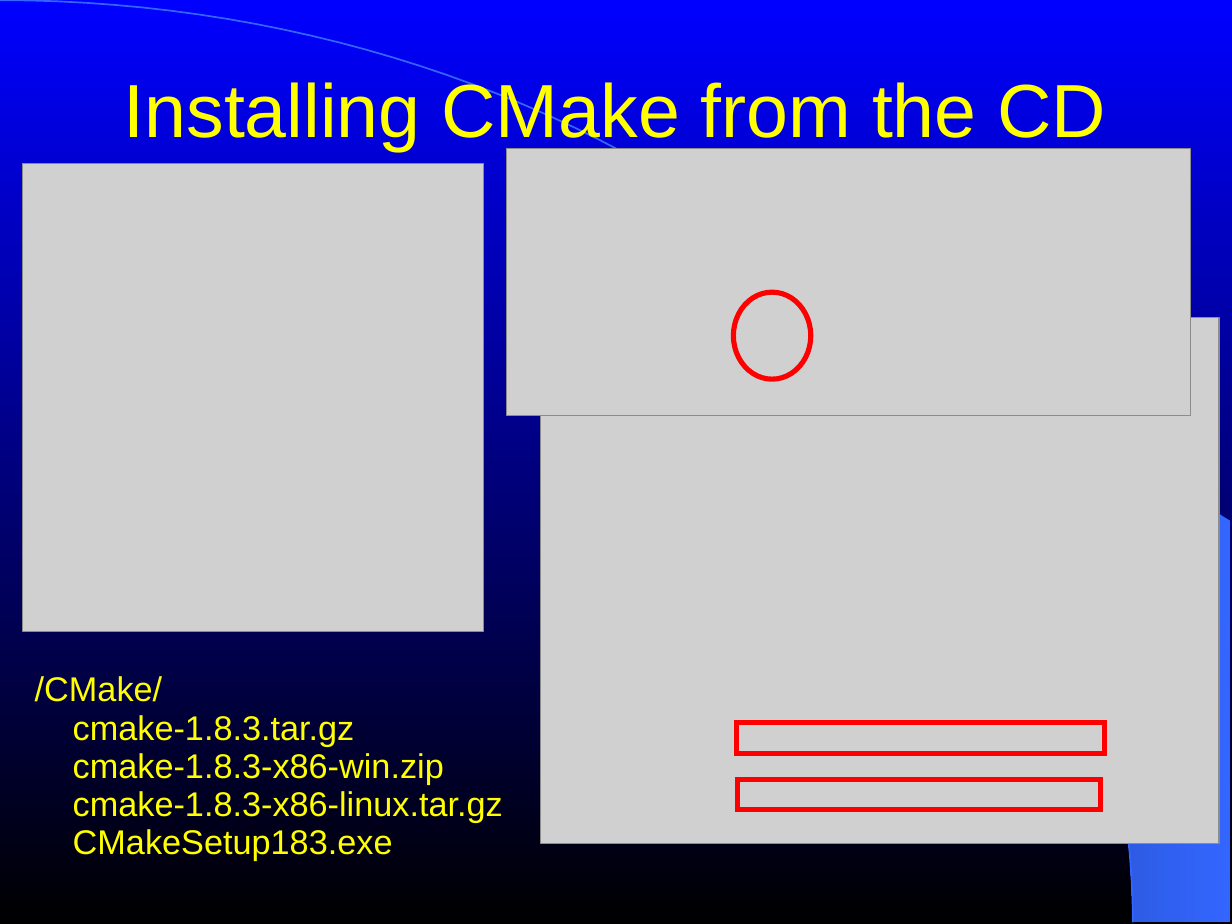
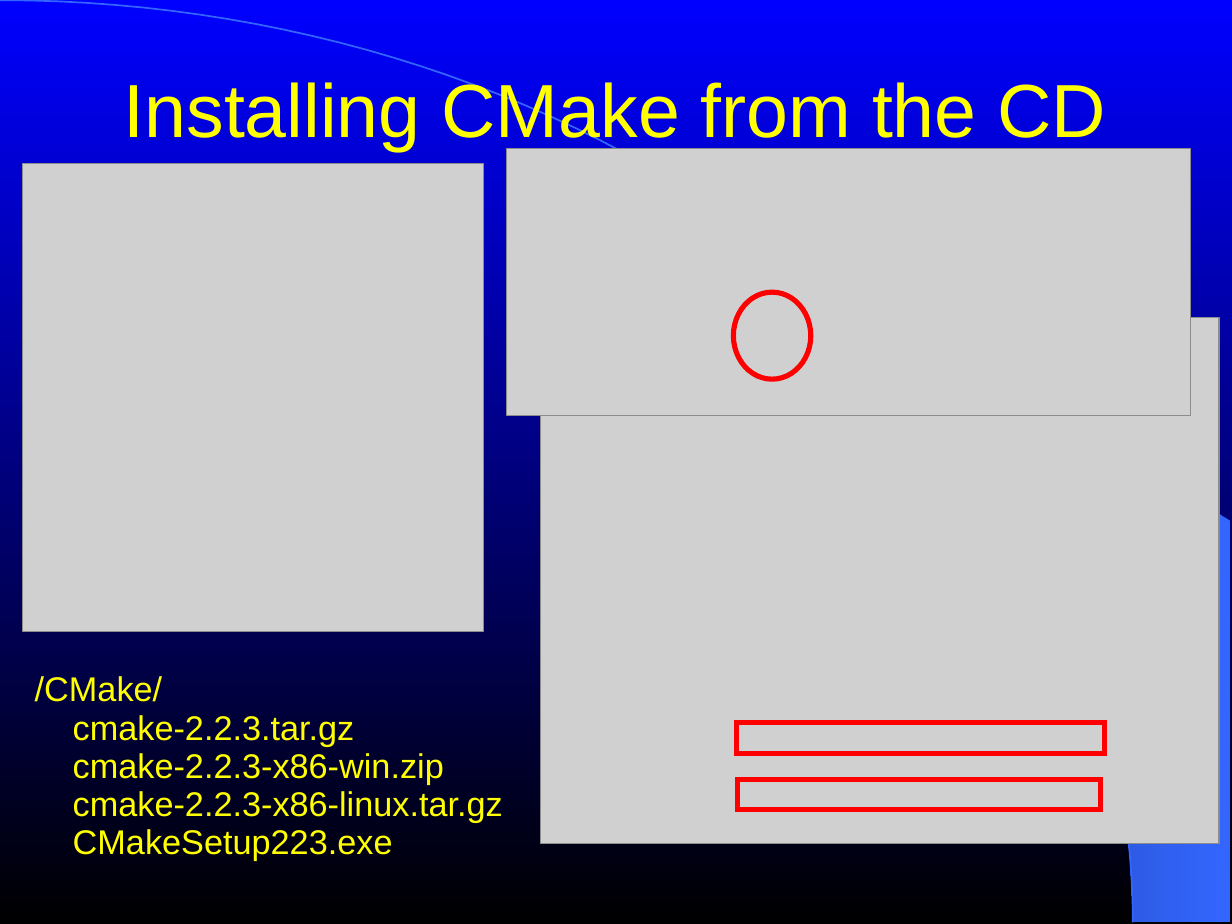
Before and after one commit to NA-MIC/NAMICSandBox, a slide deck: slide 14 of ITKAdvancedCourse/doc/presentations/Insight-Overview.ppt. Drawn at 1232x924 pixels with LibreOffice and Linux fonts; fonts in the diff are those of the drawing; grey boxes stand for pictures. Boxes give left, top, right and bottom in pixels: in the first picture for what was removed or moved away, otherwise in the second. Text is boxed around its words. In the diff, an @@ line names an element or a change of style, - is before the commit and + after.

```diff
--- a/ITKAdvancedCourse/doc/presentations/Insight-Overview.ppt
+++ b/ITKAdvancedCourse/doc/presentations/Insight-Overview.ppt
@@ text at (35,676,503,861): text changed @@
-/CMake/
-cmake-1.8.3.tar.gz
-cmake-1.8.3-x86-win.zip
-cmake-1.8.3-x86-linux.tar.gz
-CMakeSetup183.exe
+/CMake/
+cmake-2.2.3.tar.gz
+cmake-2.2.3-x86-win.zip
+cmake-2.2.3-x86-linux.tar.gz
+CMakeSetup223.exe
```
Also in this commit, not shown: 3 other slides changed, 2 other files.
